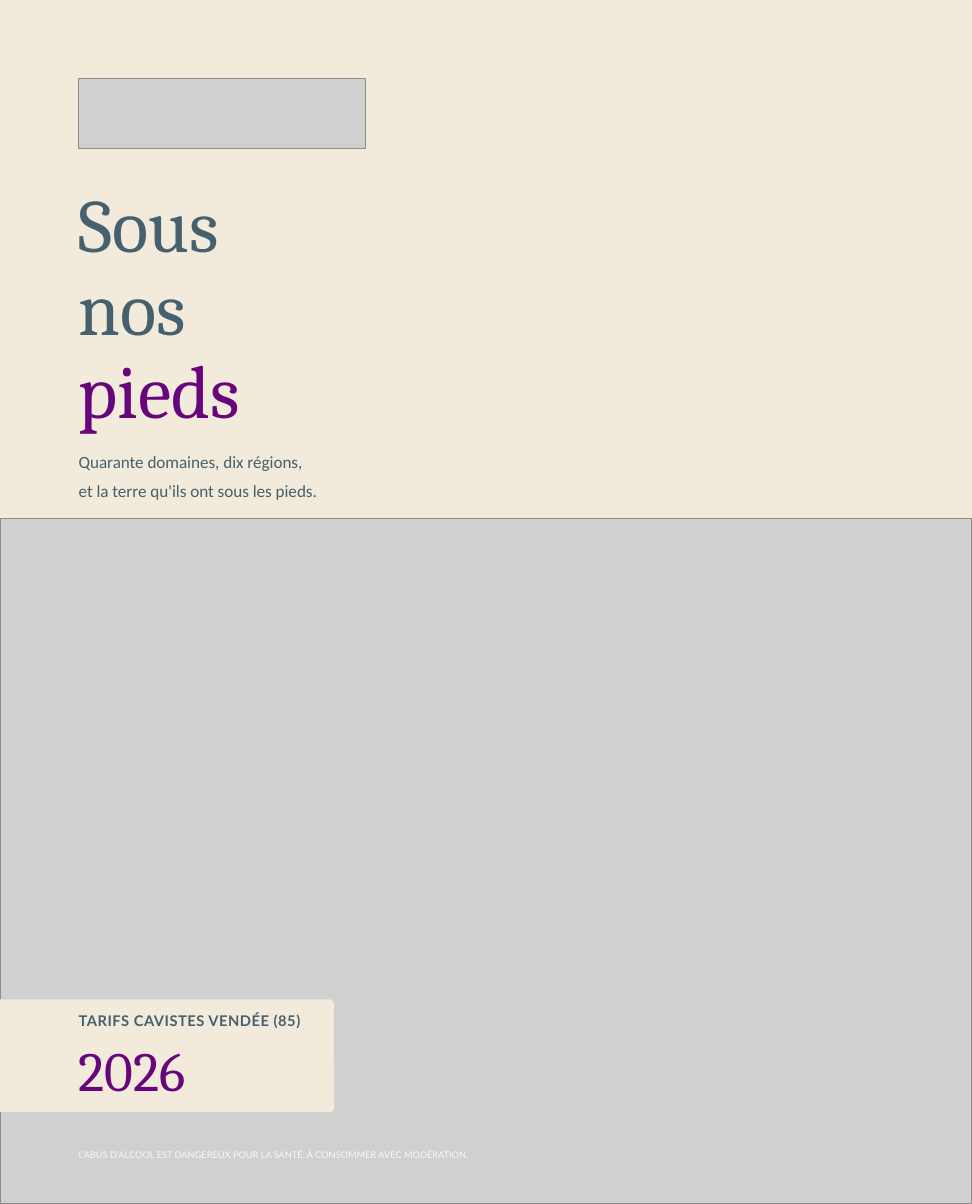
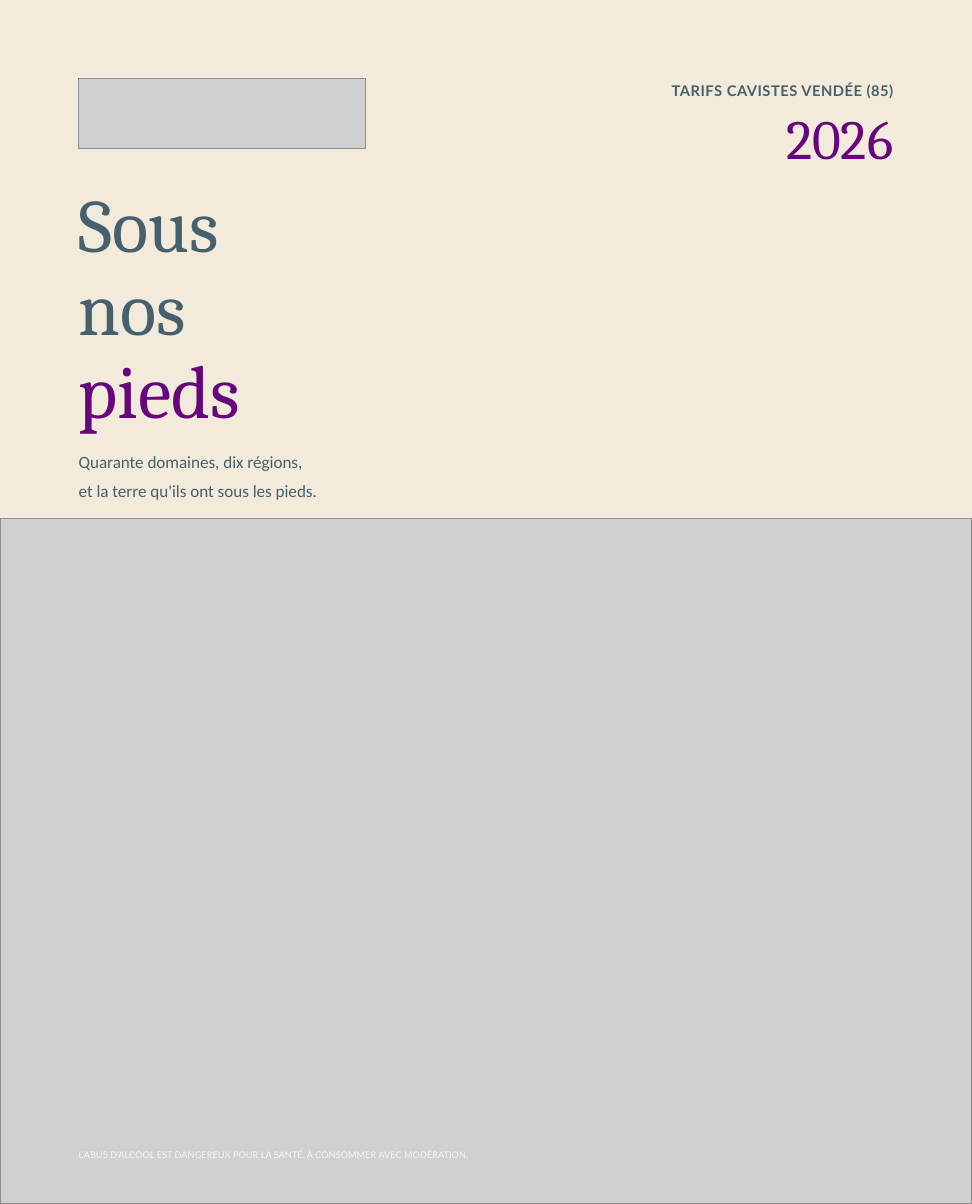
Before and after one commit to paudrysakho-collab/philippe1, a slide deck: slide 1 of dist/catalogue-scio-2026-canva-recadrable.pptx. Drawn at 972x1204 pixels with LibreOffice and Linux fonts; fonts in the diff are those of the drawing; grey boxes stand for pictures. Boxes give left, top, right and bottom in pixels: in the first picture for what was removed or moved away, otherwise in the second. Text is boxed around its words. In the diff, an @@ line names an element or a change of style, - is before the commit and + after.

```diff
--- a/dist/catalogue-scio-2026-canva-recadrable.pptx
+++ b/dist/catalogue-scio-2026-canva-recadrable.pptx
@@ text "TARIFS CAVISTES VENDÉE (85)": place and size @@
-text "TARIFS CAVISTES VENDÉE (85)" at (79,1013,301,1028)
+text "TARIFS CAVISTES VENDÉE (85)" at (672,83,894,98)
@@ text "TARIFS CAVISTES VENDÉE (85)" at (672,83,894,98): alignment left to right @@
@@ text "2026": place and size @@
-text "2026" at (79,1053,186,1092)
+text "2026" at (786,121,893,160)
@@ text "2026" at (786,121,893,160): alignment left to right; vertical alignment middle to top @@
@@ rounded rectangle removed at (0,999,333,1110) @@
```
Also in this commit, not shown: 1 other slide changed, 17 other files.
